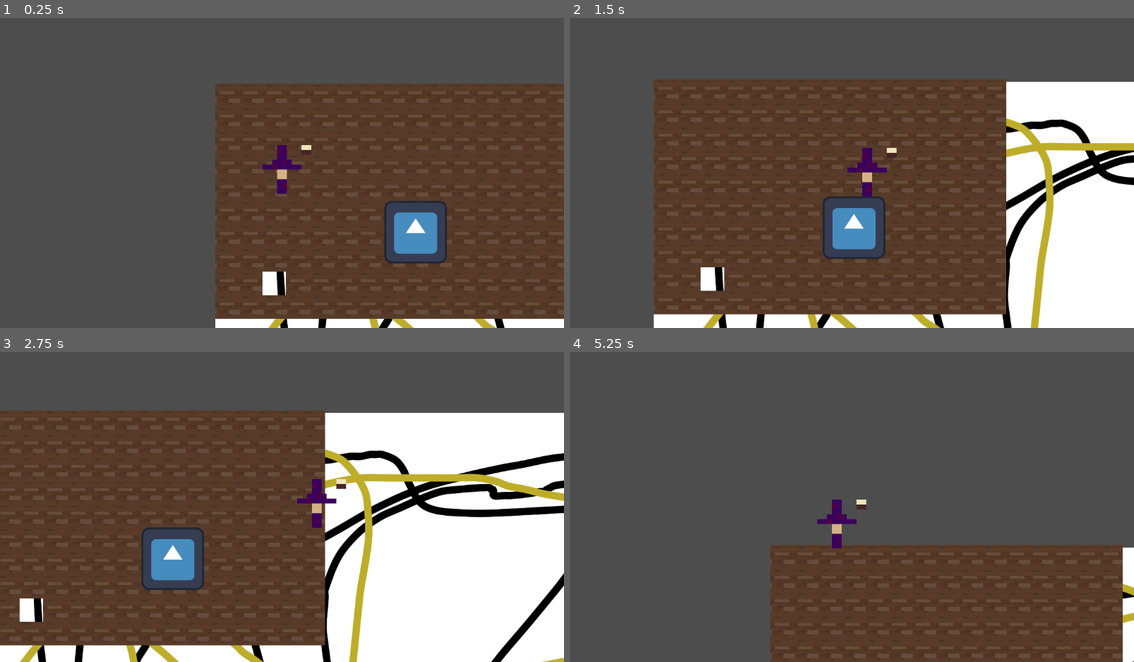
Above: before the commit, frames 1-4 (two rows, left to right).
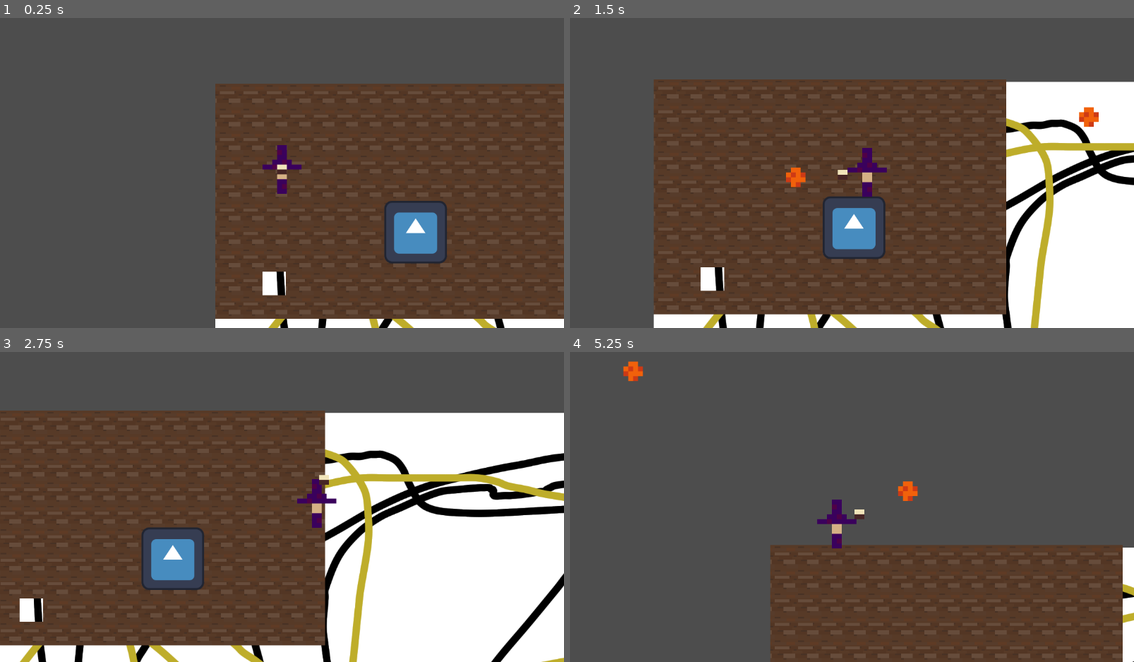
Above: after the commit, the same moments.

Repository: chluebi/ludum-dare-58
Game: Godot game, scene res://main.tscn
Same seed, same stepped clock (60 frames per second), same inputs: the game is played once before the commit and once after it. The engine's default icon, where the game draws it, is replaced by a stand-in: a white triangle on a blue panel in a dark square.
Inputs (mouse positions are in pixels of both pictures, inside the frame that each line leads up to):
- Up to frame 1 (0.25 s): no input
- Up to frame 2 (1.5 s): tap Enter at 0.5 s; move the mouse to (976, 154) at 0.52 s; hold D (move_right) 0.53-1.28 s; click (976, 154) at 0.6 s; move the mouse to (739, 185) at 1.27 s; hold S (move_down) from 1.28 s (still down); click (739, 185) at 1.35 s
- Up to frame 3 (2.75 s): move the mouse to (338, 432) at 2.02 s; release S (move_down) at 2.03 s; hold D (move_right) from 2.03 s (still down); click (338, 432) at 2.1 s
- Up to frame 4 (5.25 s): move the mouse to (823, 565) at 2.77 s; release D (move_right) at 2.78 s; hold W (move_up) 2.78-3.53 s; click (823, 565) at 2.85 s; move the mouse to (1021, 550) at 3.52 s; hold A (move_left) 3.53-5.03 s; click (1021, 550) at 3.6 s; move the mouse to (682, 457) at 4.27 s; click (682, 457) at 4.35 s; move the mouse to (880, 503) at 5.02 s; hold S (move_down) from 5.03 s (still down); click (880, 503) at 5.1 s

The runs differ from the first frame. In frame 1, less than 0.1% of the frame differs, in the area x 49-56%, y 41-51%; in frame 2, 0.4%; in frame 3, 0.1%; in frame 4, 0.5%, in the area x 9-62%, y 2-54%.

Commit message:
simple fireball projectile

Diff:
--- /dev/null
+++ b/fireball.gd
@@ -0,0 +1,13 @@
+extends Area2D
+
+
+const SPEED = 800.0
+var direction = Vector2(1.0, 0)
+func _ready() -> void:
+	body_entered.connect(on_collision)
+
+func _process(delta: float) -> void:
+	position += direction * SPEED * delta
+
+func on_collision(body):
+	print("collision with", body)
--- /dev/null
+++ b/fireball.tscn
@@ -0,0 +1,21 @@
+[gd_scene load_steps=5 format=3 uid="uid://eil6wj2a31gs"]
+
+[ext_resource type="Script" uid="uid://cc8sdiroulwon" path="res://fireball.gd" id="1_olwj8"]
+[ext_resource type="Texture2D" uid="uid://bfygts20gb638" path="res://big-sheet.png" id="1_sf4mh"]
+
+[sub_resource type="AtlasTexture" id="AtlasTexture_olwj8"]
+atlas = ExtResource("1_sf4mh")
+region = Rect2(10, 0, 4, 4)
+
+[sub_resource type="CircleShape2D" id="CircleShape2D_sf4mh"]
+radius = 19.026299
+
+[node name="fireball" type="Area2D"]
+script = ExtResource("1_olwj8")
+
+[node name="Sprite2D" type="Sprite2D" parent="."]
+scale = Vector2(10, 10)
+texture = SubResource("AtlasTexture_olwj8")
+
+[node name="CollisionShape2D" type="CollisionShape2D" parent="."]
+shape = SubResource("CircleShape2D_sf4mh")
--- a/player.gd
+++ b/player.gd
@@ -2,6 +2,9 @@
 
 @export var MAX_SPEED = 400
 @export var ACCELERATION = 20
+@onready var BOOK = $book
+const BOOK_DISTANCE = 50
+var FIREBALL_SCENE = preload("res://fireball.tscn")
 
 # Called when the node enters the scene tree for the first time.
 func _ready() -> void:
@@ -10,6 +13,14 @@
 
 # Called every frame. 'delta' is the elapsed time since the previous frame.
 func _process(delta):
+	var aim_direction = (get_global_mouse_position() - position).normalized()
+	BOOK.position = aim_direction * BOOK_DISTANCE
+	if Input.is_action_just_pressed("shoot"):
+		print("shooting fireball")
+		var fireball = FIREBALL_SCENE.instantiate()
+		fireball.position = position + BOOK.position
+		fireball.direction = aim_direction
+		get_parent().add_child(fireball)
 	var acceleration_vec = Vector2.ZERO
 	if Input.is_action_pressed("ui_right") or Input.is_action_pressed("move_right"):
 		acceleration_vec.x += 1
@@ -20,7 +31,8 @@
 	if Input.is_action_pressed("ui_up") or Input.is_action_pressed("move_up"):
 		acceleration_vec.y -= 1
 
-	acceleration_vec = acceleration_vec.normalized()
+	if acceleration_vec.length_squared() > 1:
+		acceleration_vec = acceleration_vec.normalized()
 
 	velocity = lerp(velocity, acceleration_vec * MAX_SPEED, delta * ACCELERATION)
 	if (velocity.length() > MAX_SPEED):
--- a/player.tscn
+++ b/player.tscn
@@ -1,30 +1,22 @@
-[gd_scene load_steps=5 format=3 uid="uid://c4vun81r65hwg"]
+[gd_scene load_steps=6 format=3 uid="uid://c4vun81r65hwg"]
 
 [ext_resource type="Script" uid="uid://601lsav1i4s2" path="res://player.gd" id="1_onrkg"]
-[ext_resource type="Texture2D" uid="uid://4qv50j8sclkn" path="res://Wizard-2.png" id="2_onrkg"]
-
-[sub_resource type="SpriteFrames" id="SpriteFrames_i3pqv"]
-animations = [{
-"frames": [{
-"duration": 1.0,
-"texture": ExtResource("2_onrkg")
-}],
-"loop": true,
-"name": &"default",
-"speed": 5.0
-}]
+[ext_resource type="Texture2D" uid="uid://bfygts20gb638" path="res://big-sheet.png" id="3_i3pqv"]
 
 [sub_resource type="RectangleShape2D" id="RectangleShape2D_sweqy"]
 size = Vector2(20, 50)
 
+[sub_resource type="AtlasTexture" id="AtlasTexture_onrkg"]
+atlas = ExtResource("3_i3pqv")
+region = Rect2(8, 0, 2, 2)
+
+[sub_resource type="AtlasTexture" id="AtlasTexture_i3pqv"]
+atlas = ExtResource("3_i3pqv")
+region = Rect2(0, 0, 8, 10)
+
 [node name="player" type="CharacterBody2D"]
 script = ExtResource("1_onrkg")
 metadata/_edit_group_ = true
-
-[node name="AnimatedSprite2D" type="AnimatedSprite2D" parent="."]
-scale = Vector2(10, 10)
-sprite_frames = SubResource("SpriteFrames_i3pqv")
-offset = Vector2(12, 10)
 
 [node name="CollisionShape2D" type="CollisionShape2D" parent="."]
 position = Vector2(0, 25)
@@ -32,3 +24,14 @@
 
 [node name="Camera2D" type="Camera2D" parent="."]
 position_smoothing_enabled = true
+
+[node name="book" type="Sprite2D" parent="."]
+z_index = 6
+position = Vector2(40.999996, 18.999998)
+scale = Vector2(10, 10)
+texture = SubResource("AtlasTexture_onrkg")
+
+[node name="body" type="Sprite2D" parent="."]
+z_index = 5
+scale = Vector2(10, 10)
+texture = SubResource("AtlasTexture_i3pqv")
--- a/project.godot
+++ b/project.godot
@@ -41,6 +41,11 @@
 , Object(InputEventKey,"resource_local_to_scene":false,"resource_name":"","device":-1,"window_id":0,"alt_pressed":false …(186 unchanged characters)…
 ]
 }
+shoot={
+"deadzone": 0.2,
+"events": [Object(InputEventMouseButton,"resource_local_to_scene":false,"resource_name":"","device":-1,"window_id":0,"alt_pressed":false,"shift_pressed":false,"ctrl_pressed":false,"meta_pressed":false,"button_mask":0,"position":Vector2(0, 0),"global_position":Vector2(0, 0),"factor":1.0,"button_index":1,"canceled":false,"pressed":false,"double_click":false,"script":null)
+]
+}
 
 [rendering]
 
Binary file removed: Wizard-2.png
Binary file added: big-sheet.png
Not shown, changed: big-sheet.png.import
Not shown, added: fireball.gd.uid
